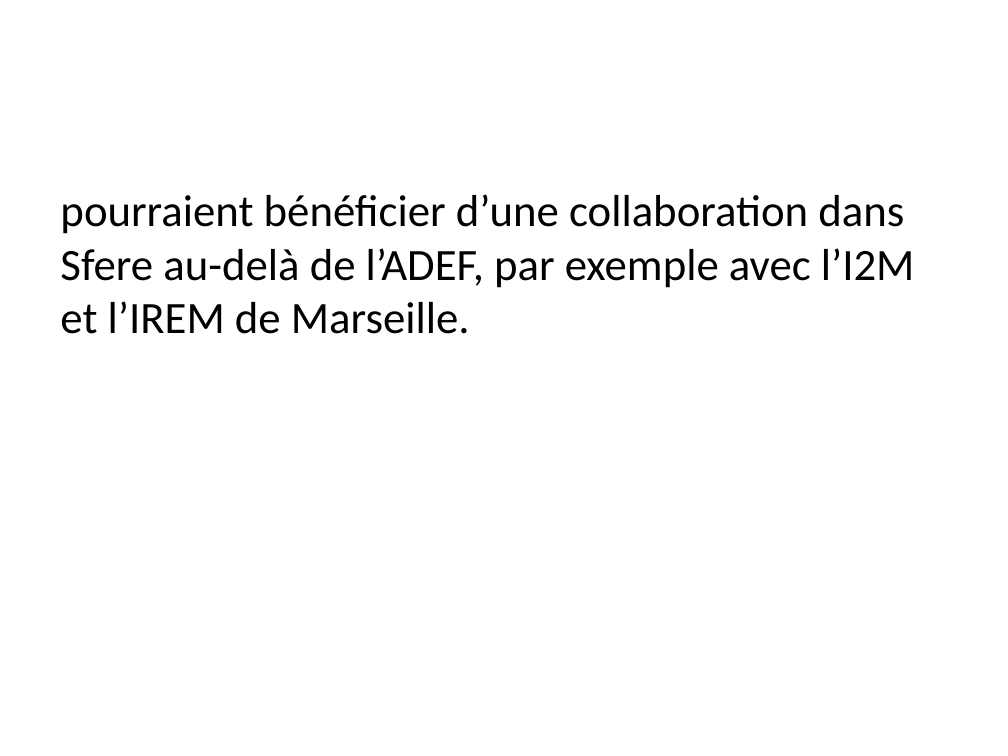
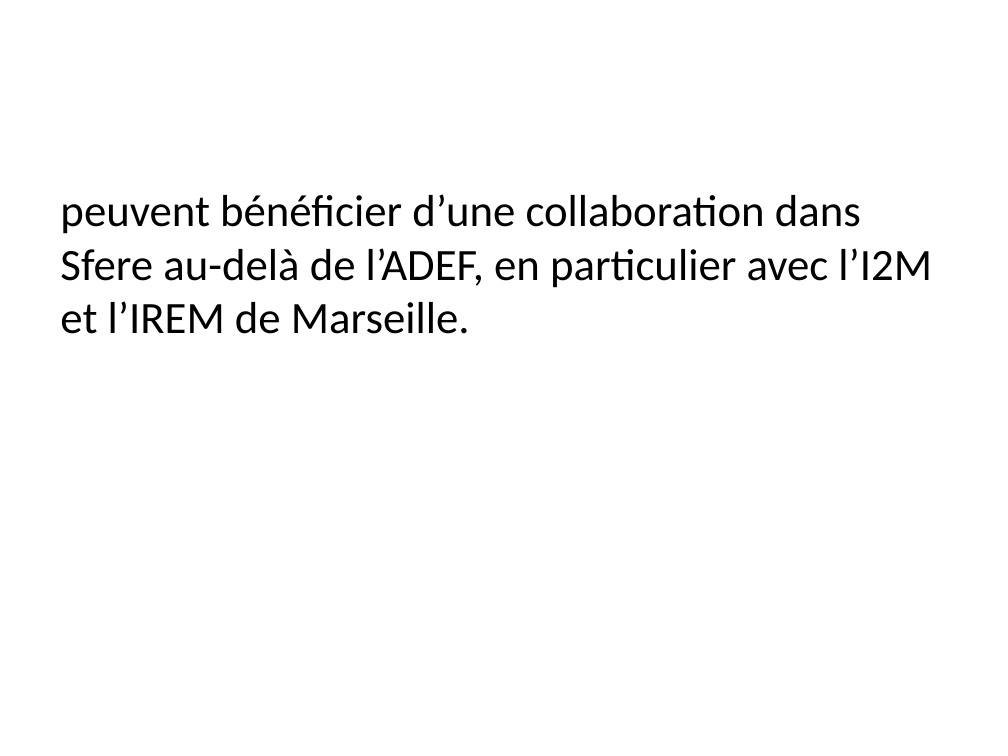
Before and after one commit to albamath/Marseille, a slide deck: slide 20 of 2020-06-01.pptx. Drawn at 1008x756 pixels with LibreOffice and Linux fonts; fonts in the diff are those of the drawing. Boxes give left, top, right and bottom in pixels: in the first picture for what was removed or moved away, otherwise in the second. Text is boxed around its words. In the diff, an @@ line names an element or a change of style, - is before the commit and + after.

```diff
--- a/2020-06-01.pptx
+++ b/2020-06-01.pptx
@@ text at [60,194,932,334]: text changed @@
-pourraient bénéficier d’une collaboration dans Sfere au-delà de l’ADEF, par exemple avec l’I2M et l’IREM de Marseille.
+peuvent bénéficier d’une collaboration dans Sfere au-delà de l’ADEF, en particulier avec l’I2M et l’IREM de Marseille.
```
Also in this commit, not shown: 6 other slides changed, 3 slides added, 3 slides removed, 8 other files.
